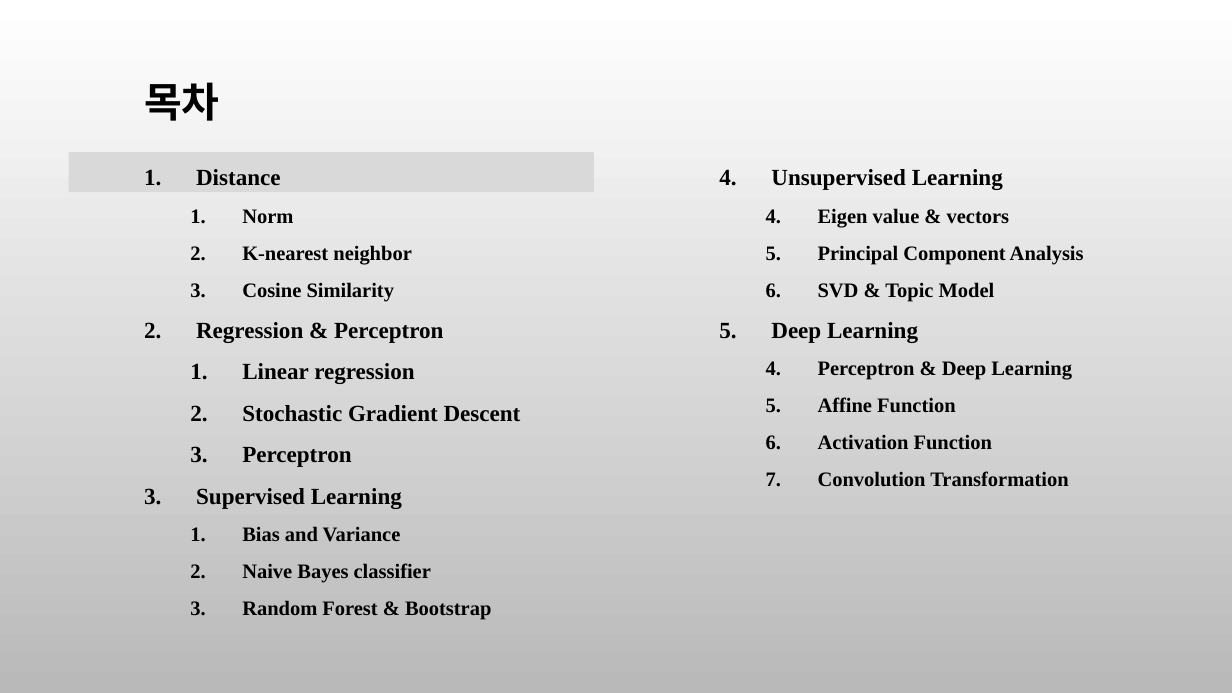
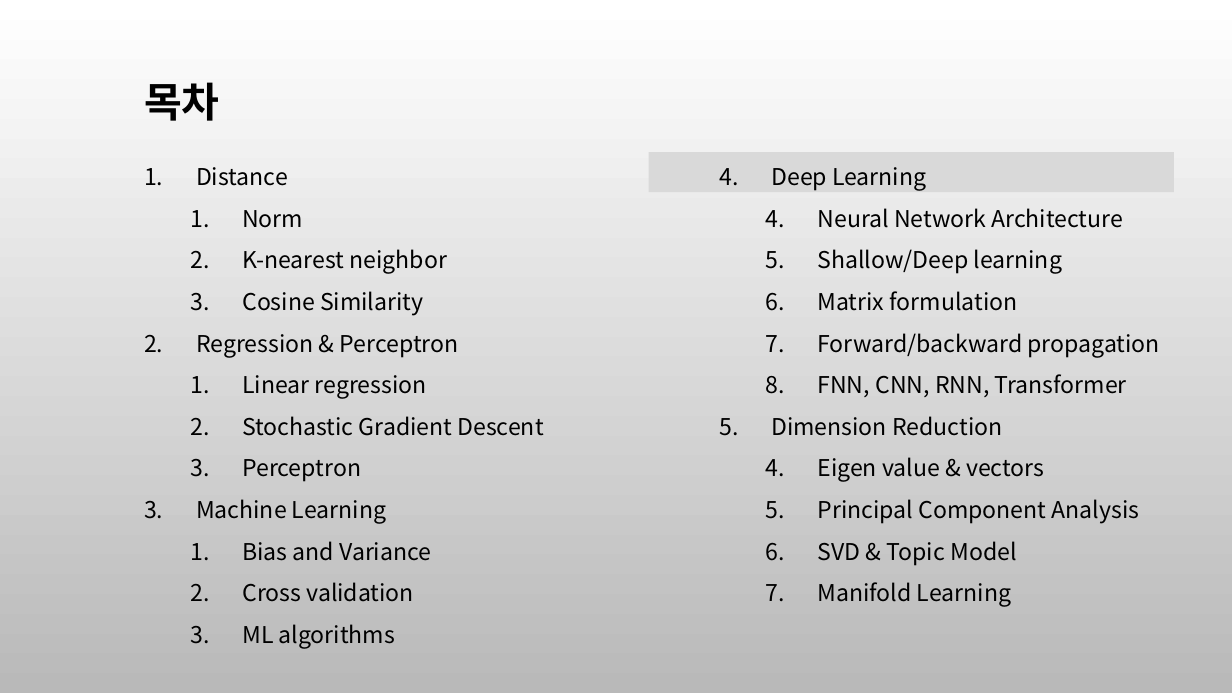
Before and after one commit to ancestor9/mathematics-for-machine-learning, a slide deck: slide 37 of 7_Applications of mathematics.pptx (slide 36 before the commit). Drawn at 1232x693 pixels with LibreOffice and Linux fonts; fonts in the diff are those of the drawing; background and template pictures are left out. Boxes give left, top, right and bottom in pixels: in the first picture for what was removed or moved away, otherwise in the second. Text is boxed around its words. In the diff, an @@ line names an element or a change of style, - is before the commit and + after.

```diff
--- a/7_Applications of mathematics.pptx
+++ b/7_Applications of mathematics.pptx
@@ text at [196, 167, 543, 561]: font Times New Roman to Noto Sans CJK JP, bold off in "Distance", "Norm", "K-nearest neighbor", "Cosine Similarity" and 5 more places; size 16 to 18 pt in "Norm", "K-nearest neighbor", "Cosine Similarity", "Bias and Variance" @@
@@ rectangle: place and size @@
-rectangle at [68, 152, 593, 192]
+rectangle at [649, 152, 1174, 192]
@@ text at [771, 167, 1160, 397]: text changed; font Times New Roman to Noto Sans CJK JP; bold off @@
-4. Unsupervised Learning
+4. Deep Learning
+  4. Neural Network Architecture
+  5. Shallow/Deep learning
+  6. Matrix formulation
+  7. Forward/backward propagation
+  8. FNN, CNN, RNN, Transformer
+5. Dimension Reduction
@@ text at [818, 457, 1140, 565]: size 16 to 18 pt, font Times New Roman to Noto Sans CJK JP, bold off in "Eigen value & vectors", "Principal Component Analysis", "SVD & Topic Model" @@
@@ text at [196, 499, 386, 524]: text changed; font Times New Roman to Noto Sans CJK JP; bold off @@
-3. Supervised Learning
+3. Machine Learning
@@ text at [242, 582, 414, 648]: text changed; size 16 to 18 pt; font Times New Roman to Noto Sans CJK JP; bold off @@
-  2. Naive Bayes classifier
-  3. Random Forest & Bootstrap
+  2. Cross validation
+  3. ML algorithms
@@ text at [818, 582, 1011, 607]: text changed; size 16 to 18 pt; font Times New Roman to Noto Sans CJK JP; bold off @@
-5. Deep Learning
-  4. Perceptron & Deep Learning
-  5. Affine Function
-  6. Activation Function
-  7. Convolution Transformation
+  7. Manifold Learning
```
Also in this commit, not shown: 1 other slide changed, 12 slides added.
